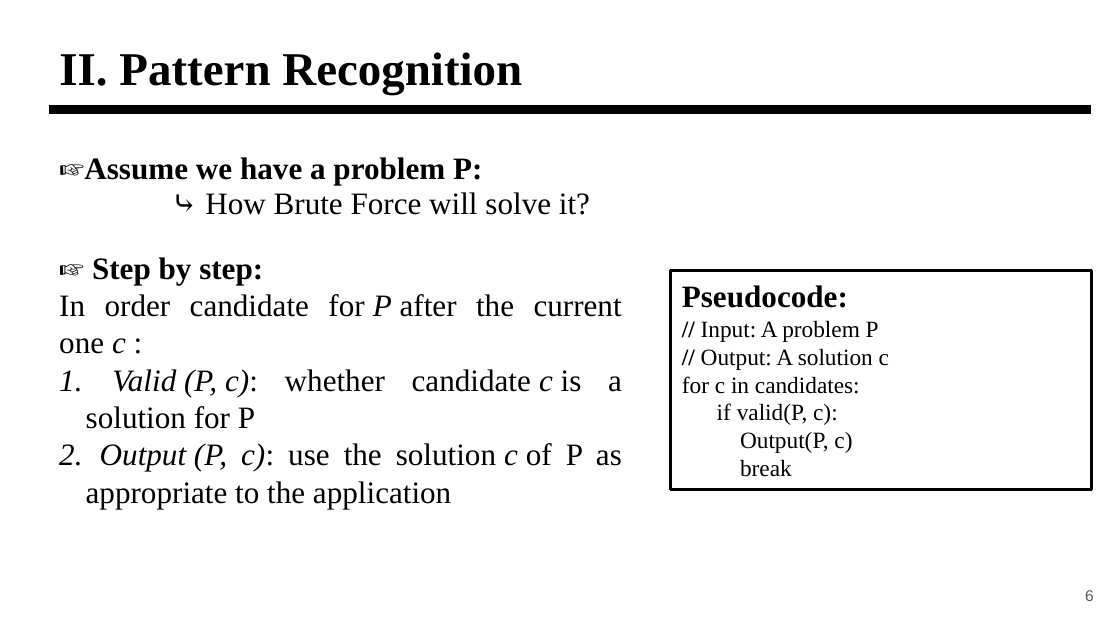
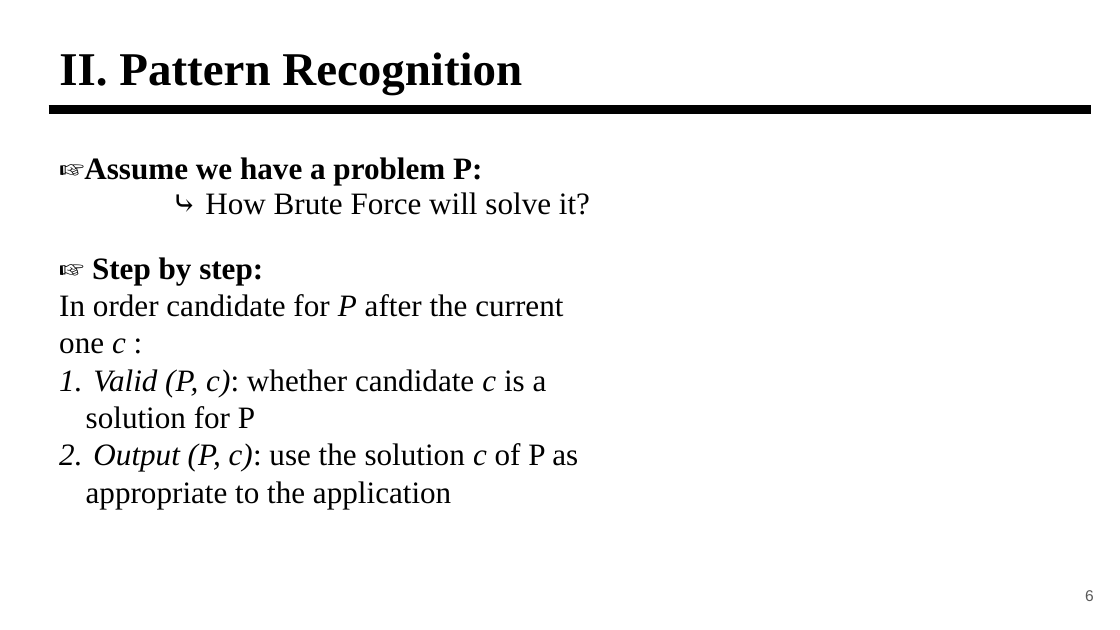
Before and after one commit to ThangDuong59/CS112.L23.KHCL, a slide deck: slide 6 of seminar/CS112-Brute-Force.pptx. Drawn at 1120x630 pixels with LibreOffice and Linux fonts; fonts in the diff are those of the drawing. Boxes give left, top, right and bottom in pixels: in the first picture for what was removed or moved away, otherwise in the second. Text is boxed around its words. In the diff, an @@ line names an element or a change of style, - is before the commit and + after.

```diff
--- a/seminar/CS112-Brute-Force.pptx
+++ b/seminar/CS112-Brute-Force.pptx
@@ text "☞ Step by step:" at (59,257,578,509): alignment justified to left @@
@@ rectangle removed at (671,271,1092,489) @@
-Pseudocode:
-// Input: A problem P
-// Output: A solution c
-for c in candidates:
-if valid(P, c):
-Output(P, c)
-break
```
Also in this commit, not shown: 5 other slides changed, 1 slide added.
